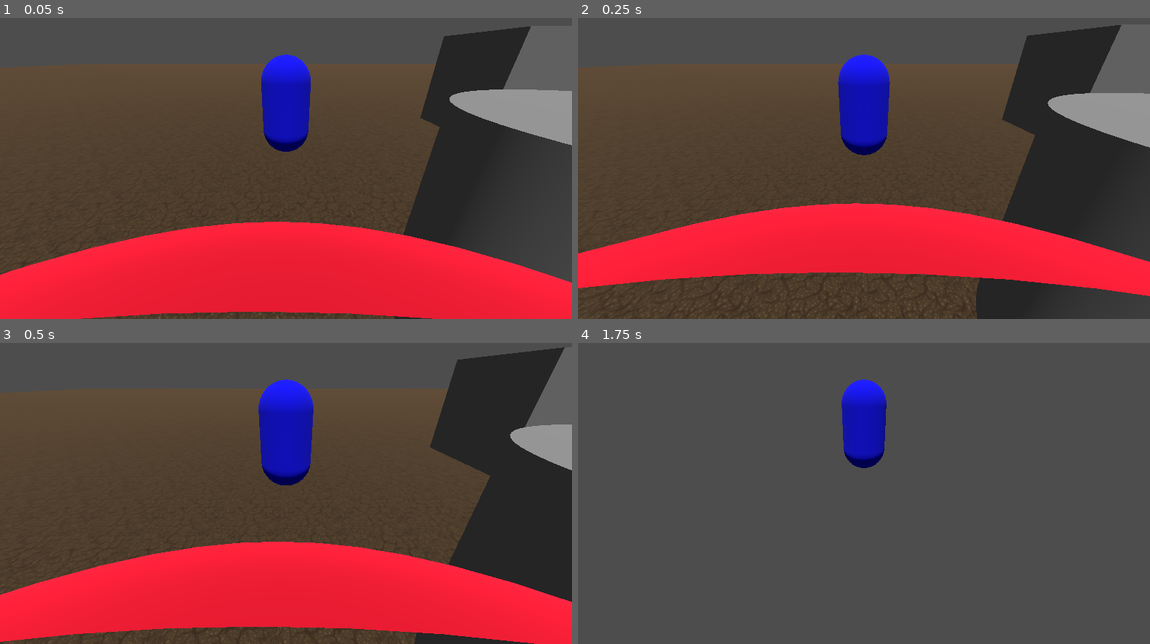
Above: before the commit, frames 1-4 (two rows, left to right).
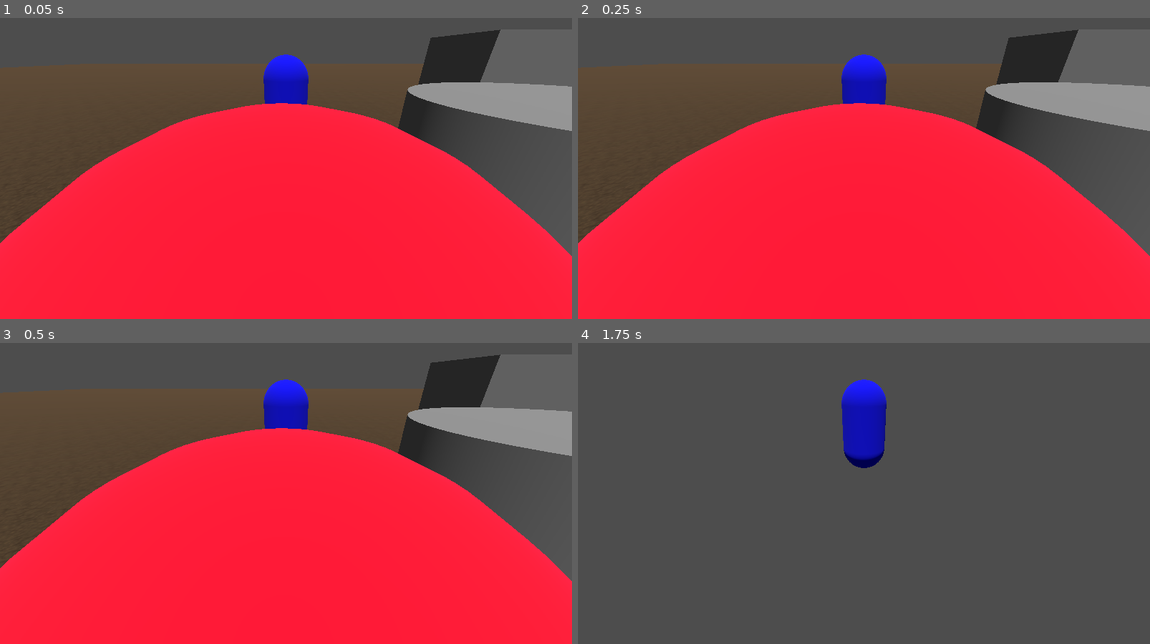
Above: after the commit, the same moments.

Repository: Games-Fleadh/segmentation-fault
Game: Godot game, scene res://world.tscn
The game is run twice, just before and just after one commit, with the same random seed, the same clock (stepped at 60 frames per second) and the same inputs.
Inputs (mouse positions are in pixels of both pictures, inside the frame that each line leads up to):
- Up to frame 1 (0.05 s): no input
- Up to frame 2 (0.25 s): no input
- Up to frame 3 (0.5 s): no input
- Up to frame 4 (1.75 s): move the mouse to (892, 481) at 0.52 s; hold W (move_forward) from 0.53 s (still down); tap Space (jump) at 0.77, 1.52 s; move the mouse to (835, 484) at 1.27 s

The runs differ from the first frame. In frame 1, 37% of the frame differs, in the area x 0-100%, y 2-100%; in frame 2, 46%; in frame 3, 43%; in frame 4, nothing differs.
Error after the commit: Parse Error: Identifier "enemy_attack_distance" not declared in the current scope. (res://scripts/chaser.gd:20)

Commit message:
Update chaser.gd
My local repo wasnt working for some reason,
detection range added

Diff:
--- a/scripts/chaser.gd
+++ b/scripts/chaser.gd
@@ -15,13 +15,15 @@
 	push_warning("player", player)
 
 func _process(_delta):
-	velocity = Vector3.ZERO
+	var distance = (global_position - player.global_position)
 
-	nav_agent.set_target_position(player.global_position)
-	push_warning()
-	var next_nav_point  = nav_agent.get_next_path_position()
-	velocity = (next_nav_point - self.global_position).normalized() * SPEED
+	if(distance.length() < enemy_attack_distance ):
+		velocity = Vector3.ZERO
 
-	push_warning(next_nav_point, self.global_position, velocity)
+		nav_agent.set_target_position(player.global_position)
+		var next_nav_point  = nav_agent.get_next_path_position()
+		velocity = (next_nav_point - self.global_position).normalized() * SPEED
 
-	move_and_slide()
+		move_and_slide()
+	else:
+		pass
